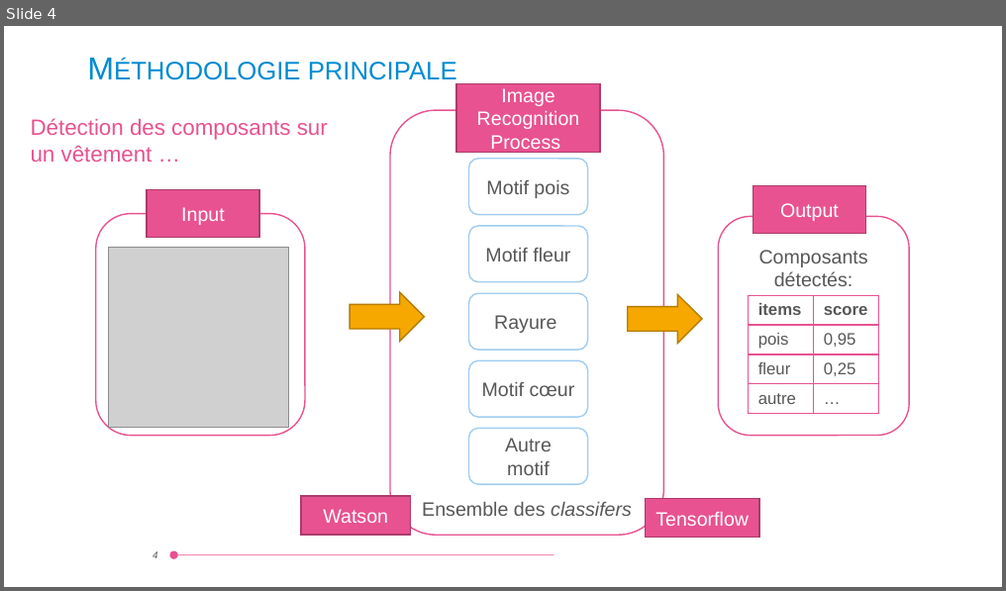
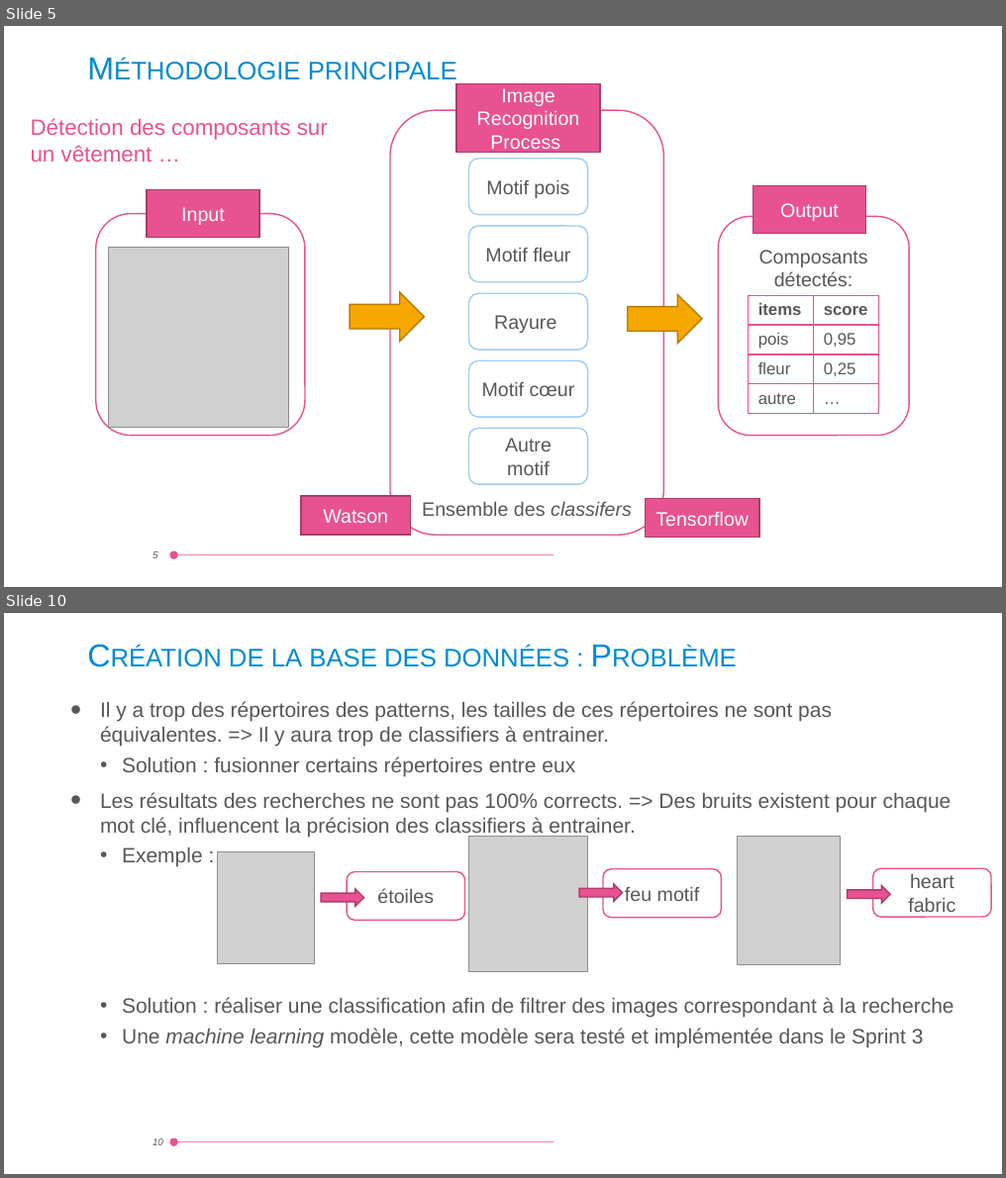
Before and after one commit to nanzhao2016/Projet_Mode, a slide deck: methodologie.pptx. Shown one above the other, each under a label of ours: slide 4 before the commit, slides 5 and 10 after it; the slides between them are not shown. The pictures are 1006x591 and 1006x1178 pixels, drawn with LibreOffice and Linux fonts; fonts in the diff are those of the drawing; grey boxes stand for pictures; background and template pictures are left out. Boxes give left, top, right and bottom in pixels: in the first picture for what was removed or moved away, otherwise in the second. Text is boxed around its words. In the diff, an @@ line names an element or a change of style, - is before the commit and + after.

Commit message:
avancement sprint 2

```diff
--- a/methodologie.pptx
+++ b/methodologie.pptx
@@ slide 10 added at [4, 613, 1002, 1174], background picture (left out); not listed: 1 template element that a slide beside it also shows @@
@@ title added at [229, 646, 569, 667], 23 pt, text #008BD2, small capitals @@
+Création de la base des données : Problème
@@ text added at [100, 701, 953, 1048], 15 pt, text #575757 @@
+• Il y a trop des répertoires des patterns, les tailles de ces répertoires ne sont pas équivalentes. => Il y aura trop de classifiers à entrainer.
+  • Solution : fusionner certains répertoires entre eux
+• Les résultats des recherches ne sont pas 100% corrects. => Des bruits existent pour chaque mot clé, influencent la précision des classifiers à entrainer.
+  • Exemple :
+  • Solution : réaliser une classification afin de filtrer des images correspondant à la recherche
+  • Une machine learning modèle, cette modèle sera testé et implémentée dans le Sprint 3
@@ picture added at [469, 837, 588, 972] @@
@@ picture added at [737, 837, 841, 965] @@
@@ picture added at [218, 853, 314, 964] @@
@@ rounded rectangle added at [347, 871, 464, 919], fill #FFFFFF, outline #E85290 1 pt, 14 pt, text #575757 @@
+étoiles
@@ rounded rectangle added at [603, 869, 721, 917], fill #FFFFFF, outline #E85290 1 pt, 14 pt, text #575757 @@
+feu motif
@@ rounded rectangle added at [873, 868, 991, 916], fill #FFFFFF, outline #E85290 1 pt, 14 pt, text #575757 @@
+heart fabric
@@ right arrow added at [322, 889, 364, 906], fill #E85290, outline #AC3D6B 1 pt @@
@@ right arrow added at [580, 884, 623, 901], fill #E85290, outline #AC3D6B 1 pt @@
@@ right arrow added at [847, 885, 890, 902], fill #E85290, outline #AC3D6B 1 pt @@
@@ page number added at [152, 1139, 163, 1146], 7 pt, text #575757, italic @@
+10
@@ what was slide 4 is now slide 5 @@
@@ page number at [152, 552, 157, 559]: text changed @@
-4
+5
```
Also in this commit, not shown: 2 slides changed, 5 other slides added.
